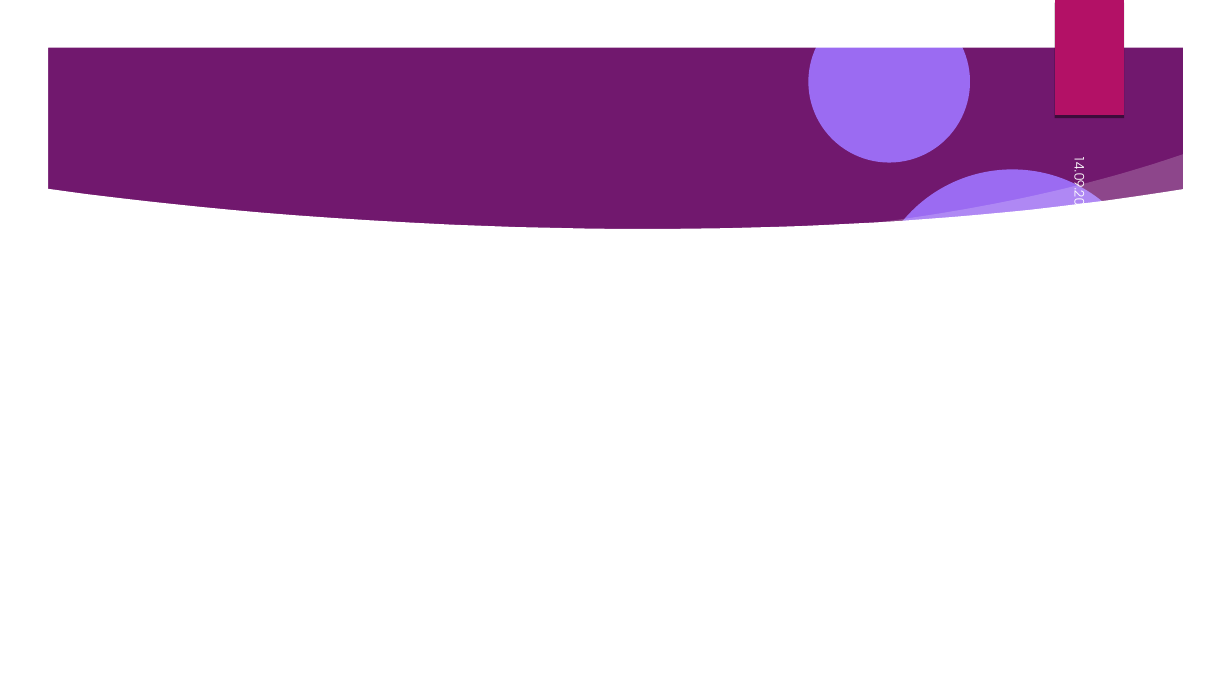
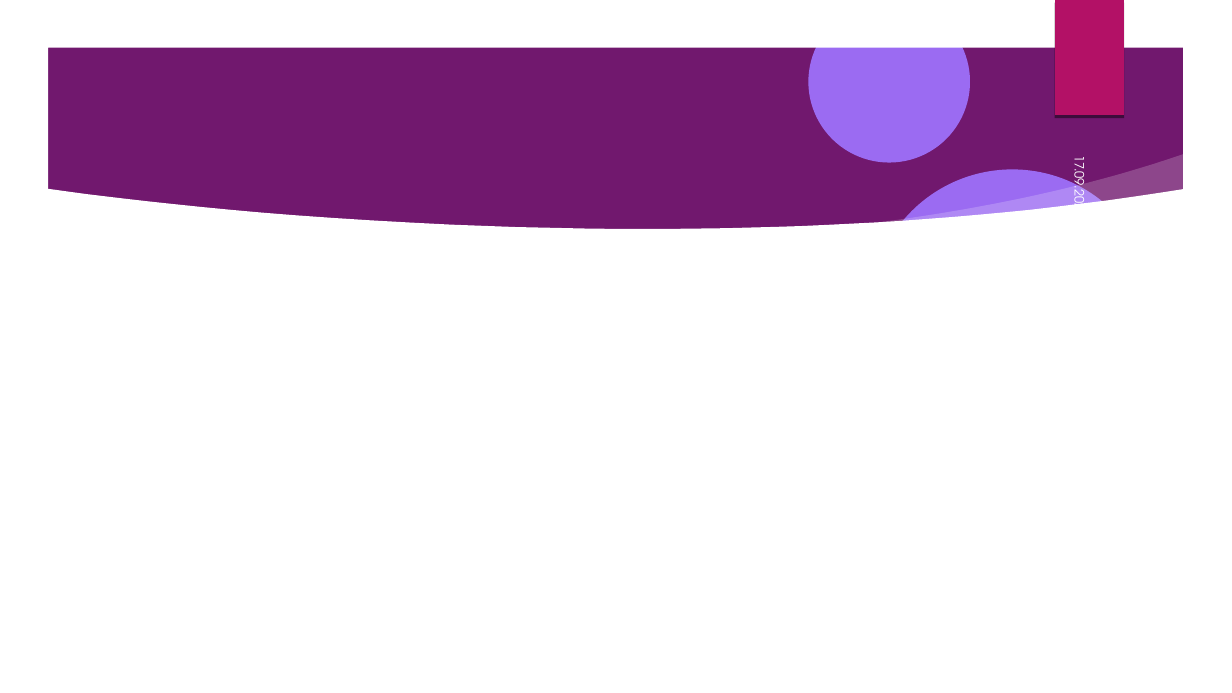
Before and after one commit to Pawel-Tomasz-Nowak/Scientific-collaboration, a slide deck: slide 13 of EmissionAnalysis/Prezentacja projektu.odp. Drawn at 1232x693 pixels with LibreOffice and Linux fonts; fonts in the diff are those of the drawing; background and template pictures are left out. Boxes give left, top, right and bottom in pixels: in the first picture for what was removed or moved away, otherwise in the second. Text is boxed around its words. In the diff, an @@ line names an element or a change of style, - is before the commit and + after.

```diff
--- a/EmissionAnalysis/Prezentacja projektu.odp
+++ b/EmissionAnalysis/Prezentacja projektu.odp
@@ text at box(1068, 162, 1090, 216): text changed @@
-14.09.2024
+17.09.2024
```
Also in this commit, not shown: 29 slides added, 3 other files.
